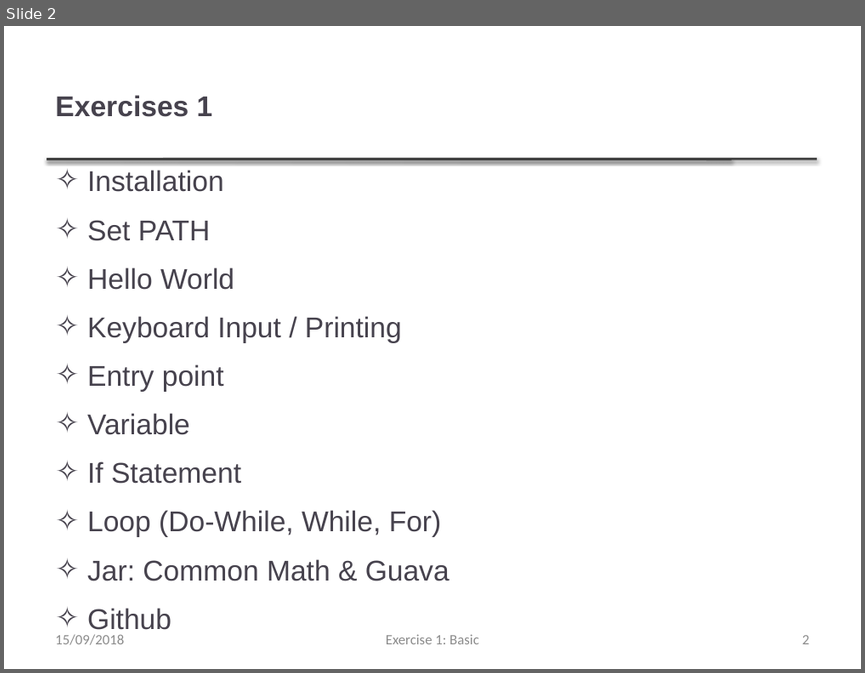
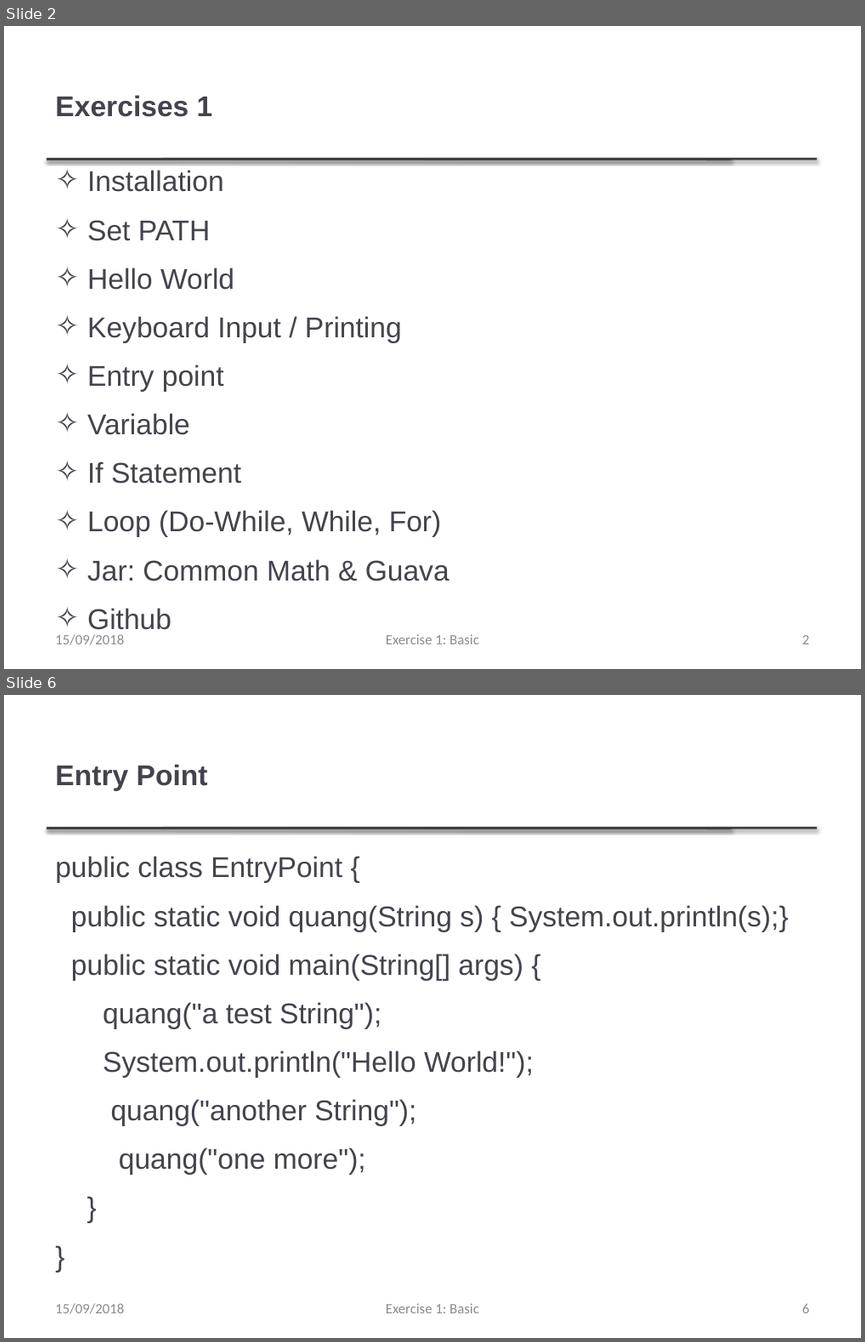
Before and after one commit to thanqminh/thanqminh.github.io, a slide deck: courses/oopjava/practice1.pptx. Shown one above the other, each under a label of ours: slide 2 before the commit, slides 2 and 6 after it; the slides between them are not shown. The pictures are 865x673 and 865x1342 pixels, drawn with LibreOffice and Linux fonts; fonts in the diff are those of the drawing. Boxes give left, top, right and bottom in pixels: in the first picture for what was removed or moved away, otherwise in the second. Text is boxed around its words. In the diff, an @@ line names an element or a change of style, - is before the commit and + after.

```diff
--- a/courses/oopjava/practice1.pptx
+++ b/courses/oopjava/practice1.pptx
@@ slide 6 added at [4,695,861,1338], background #FFFFFF; not listed: 2 template elements that a slide beside it also shows @@
@@ title added at [55,764,208,791], 24 pt, text #46424D, bold @@
+Entry Point
@@ text added at [55,856,789,1174], 24 pt, text #46424D @@
+public class EntryPoint {
+public static void quang(String s) { System.out.println(s);}
+public static void main(String[] args) {
+quang("a test String");
+System.out.println("Hello World!");
+quang("another String");
+quang("one more");
+}
+}
@@ text added at [55,1303,124,1314], 12 pt, text #8C8C8C @@
+15/09/2018
@@ text added at [386,1303,479,1313], 12 pt, text #8C8C8C @@
+Exercise 1: Basic
@@ page number added at [802,1304,809,1313], 12 pt, text #8C8C8C @@
+6
```
Also in this commit, not shown: 7 other slides added.
